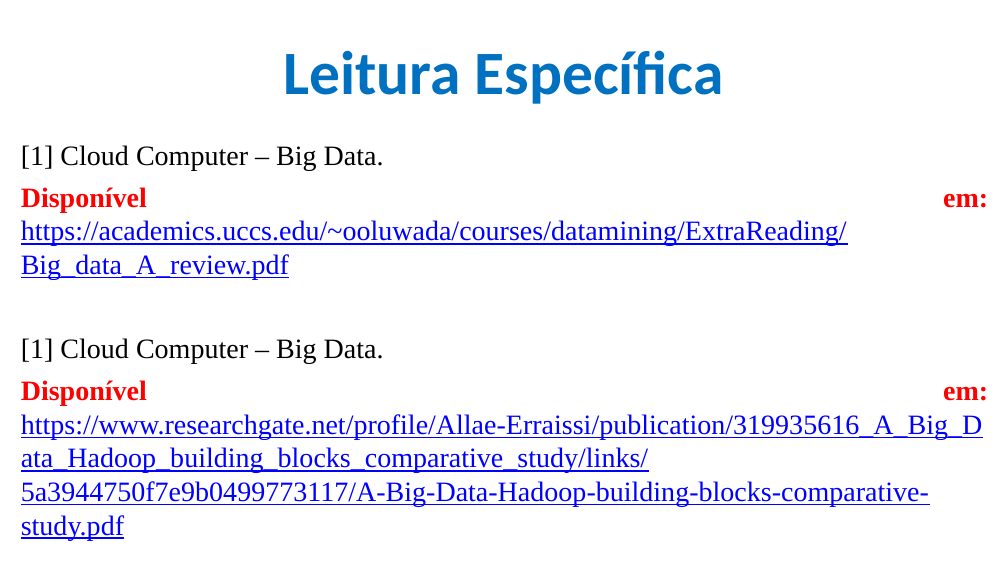
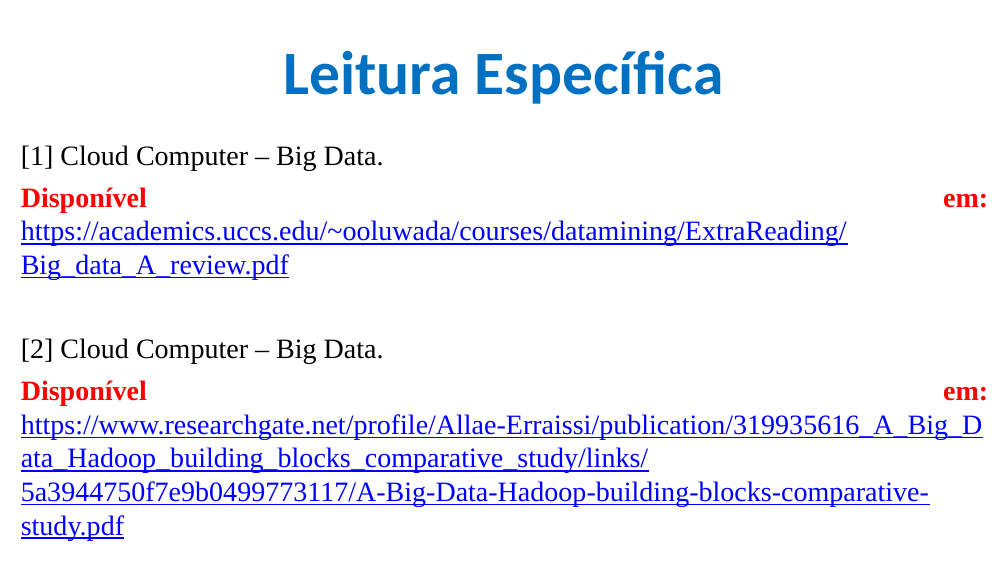
Before and after one commit to CloudEducationBrazil/WydenComputacaoNuvemWebServicesLinux, a slide deck: slide 9 of 01 Classes/Aula 02 - Computação em Nuvem e Web Services em Linux.pptx (slide 8 before the commit). Drawn at 1008x567 pixels with LibreOffice and Linux fonts; fonts in the diff are those of the drawing; background and template pictures are left out. Boxes give left, top, right and bottom in pixels: in the first picture for what was removed or moved away, otherwise in the second. Text is boxed around its words. In the diff, an @@ line names an element or a change of style, - is before the commit and + after.

Commit message:
aula 03 cloud computer 16032023

```diff
--- a/01 Classes/Aula 02 - Computação em Nuvem e Web Services em Linux.pptx
+++ b/01 Classes/Aula 02 - Computação em Nuvem e Web Services em Linux.pptx
@@ text at box(21, 338, 384, 364): text changed @@
-[1] Cloud Computer – Big Data.
+[2] Cloud Computer – Big Data.
```
Also in this commit, not shown: 4 other slides changed, 1 slide added, 1 slide removed, 1 other file.
